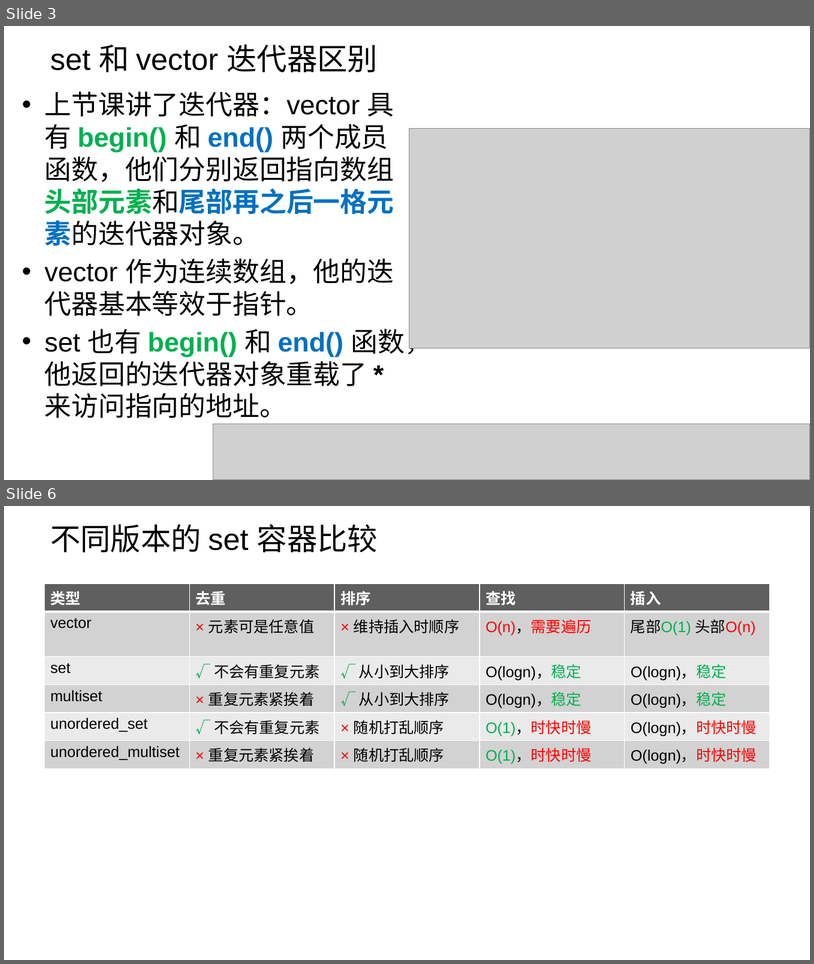
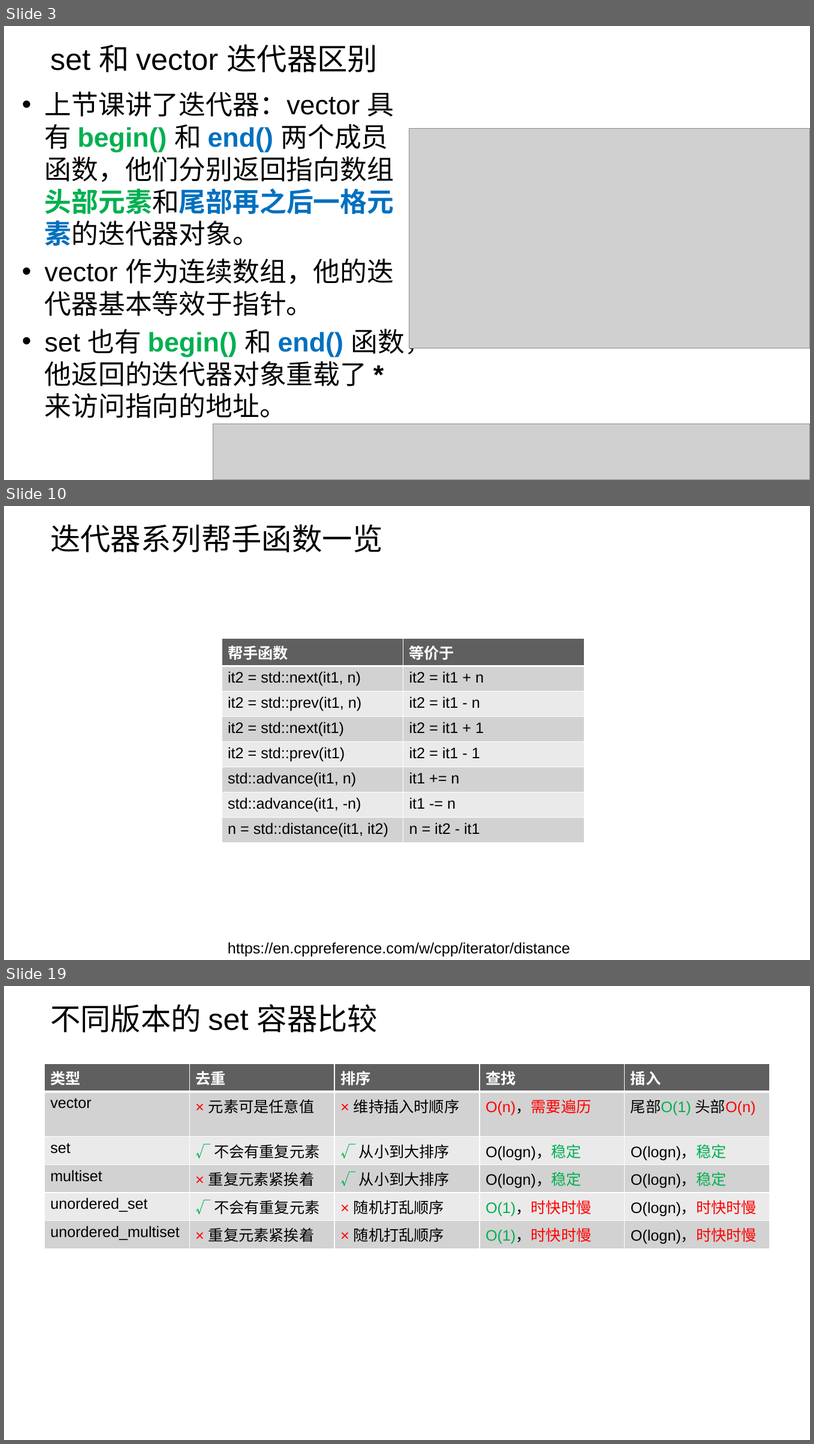
Before and after one commit to parallel101/course, a slide deck: 14/slides.pptx. Shown one above the other, each under a label of ours: slides 3 and 6 before the commit, slides 3, 10 and 19 after it; the slides between them are not shown. The pictures are 814x964 and 814x1444 pixels, drawn with LibreOffice and Linux fonts; fonts in the diff are those of the drawing; grey boxes stand for pictures; background and template pictures are left out. Boxes give left, top, right and bottom in pixels: in the first picture for what was removed or moved away, otherwise in the second. Text is boxed around its words. In the diff, an @@ line names an element or a change of style, - is before the commit and + after.

```diff
--- a/14/slides.pptx
+++ b/14/slides.pptx
@@ slide 10 added at (4, 506, 810, 960), background picture (left out) @@
@@ title added at (50, 524, 383, 552), 36 pt, text #000000 @@
+迭代器系列帮手函数一览
@@ table added at (222, 638, 585, 840), 8 rows, 2 columns @@
+帮手函数 | 等价于
+it2 = std::next(it1, n) | it2 = it1 + n
+it2 = std::prev(it1, n) | it2 = it1 - n
+it2 = std::next(it1) | it2 = it1 + 1
+it2 = std::prev(it1) | it2 = it1 - 1
+std::advance(it1, n) | it1 += n
+std::advance(it1, -n) | it1 -= n
+n = std::distance(it1, it2) | n = it2 - it1
@@ text added at (228, 942, 570, 957), 18 pt, text #000000 @@
+https://en.cppreference.com/w/cpp/iterator/distance
@@ what was slide 6 is now slide 19 @@
```
Also in this commit, not shown: 2 slides changed, 12 other slides added, 17 other files.
